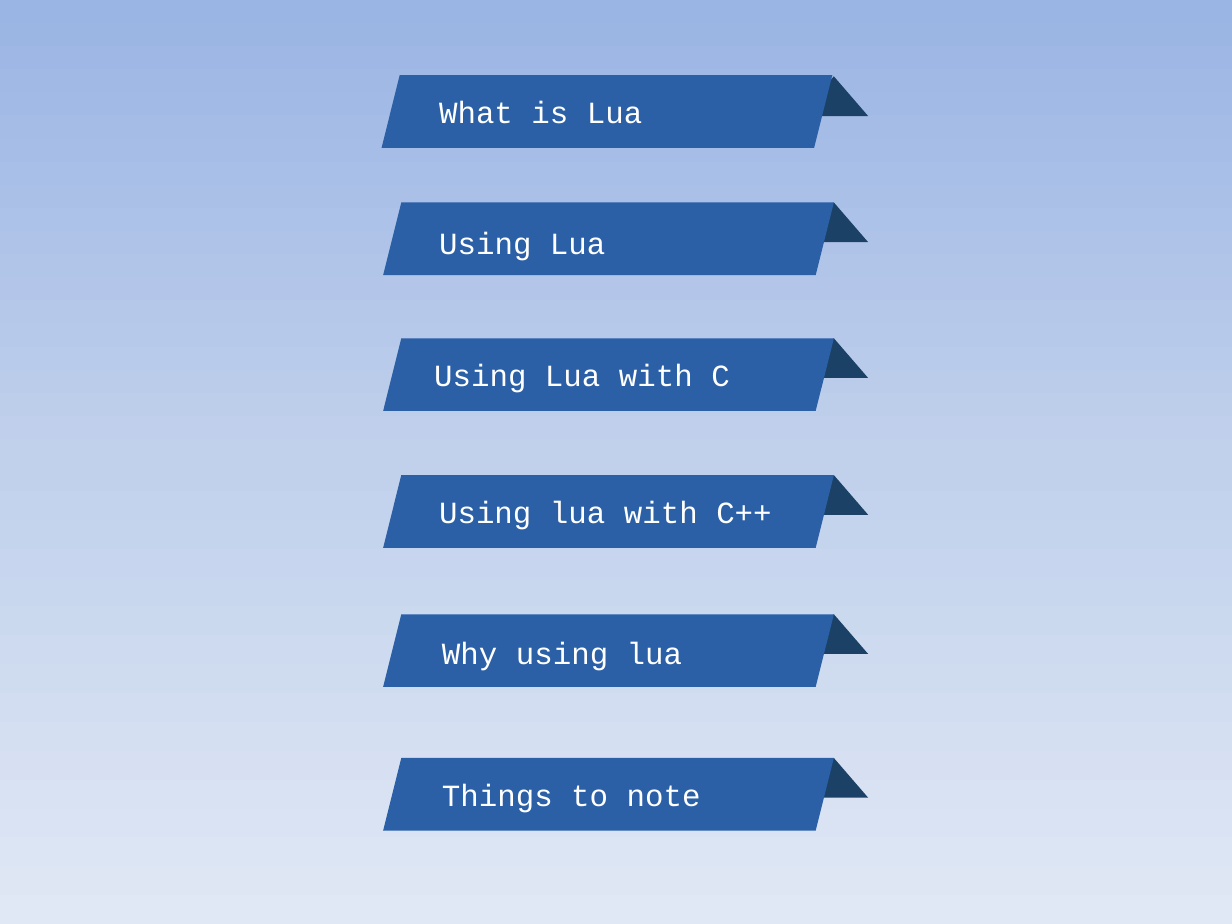
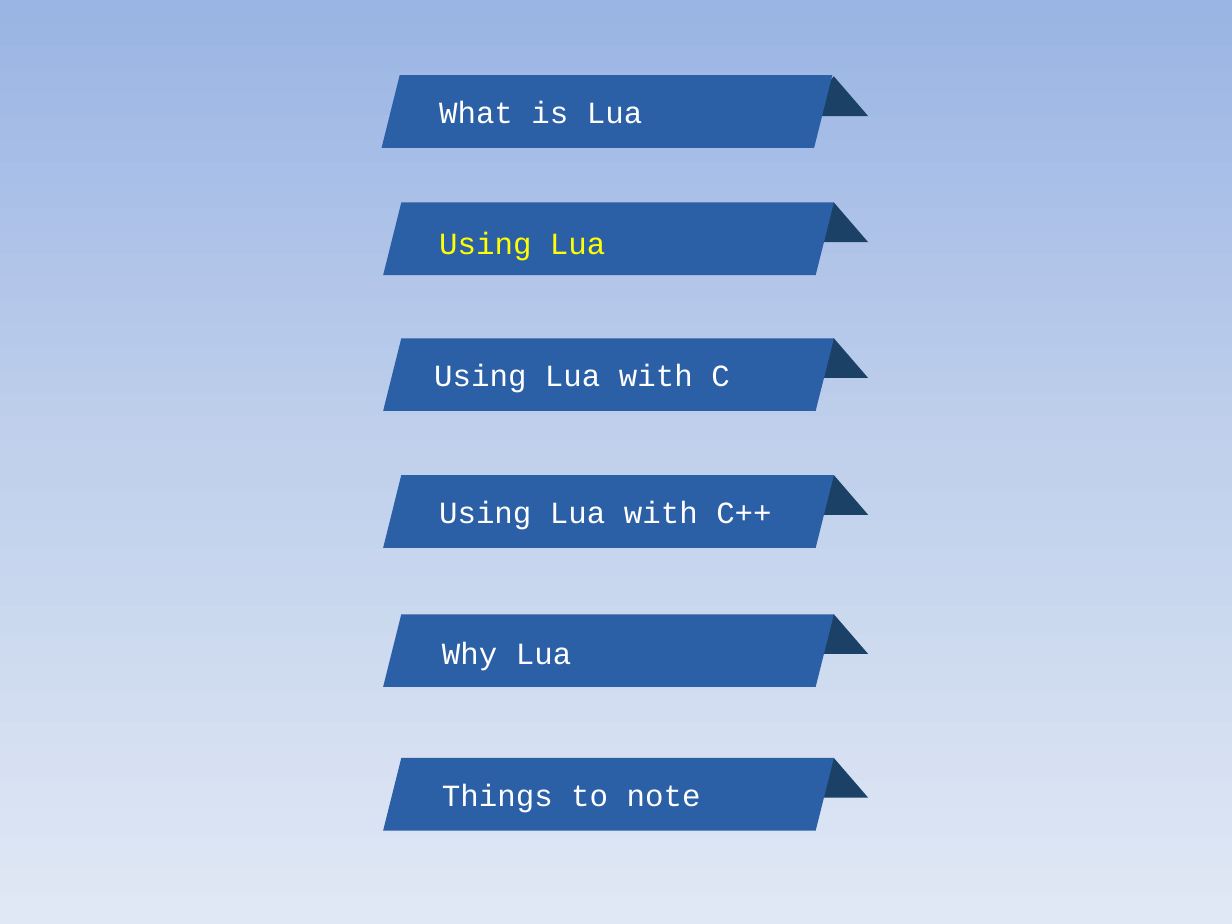
Before and after one commit to warmwine/newbie-clua, a slide deck: slide 4 of doc/newbie-clua.pptx. Drawn at 1232x924 pixels with LibreOffice and Linux fonts; fonts in the diff are those of the drawing. Boxes give left, top, right and bottom in pixels: in the first picture for what was removed or moved away, otherwise in the second. Text is boxed around its words. In the diff, an @@ line names an element or a change of style, - is before the commit and + after.

```diff
--- a/doc/newbie-clua.pptx
+++ b/doc/newbie-clua.pptx
@@ text "Using Lua" at (439,232,605,261): text colour #FFFFFF to #FFFF00 @@
@@ text at (439,501,771,530): text changed @@
-Using lua with C++
+Using Lua with C++
@@ text at (442,641,571,671): text changed @@
-Why using lua
+Why Lua
```
Also in this commit, not shown: 5 other slides changed, 11 slides added, 9 slides removed.
